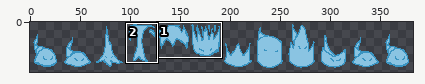
Sprite sheet: Assets/Assets/SlimeCharacter/BazStuffCharacterAbsorbLeft.png. The first picture is a wide view before the edit; the outline marks the close-up.
Close-up. The starting point:
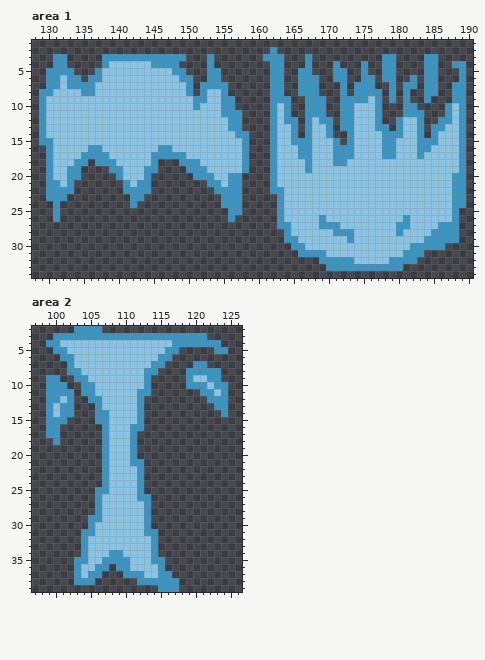
The file is 384x64 pixels. Shown: area 1: x 128..190, y 1..34; area 2: x 97..126, y 2..39. The wide view leaves out empty margins. The commit also changed other parts of the picture, which this record leaves out.
After:
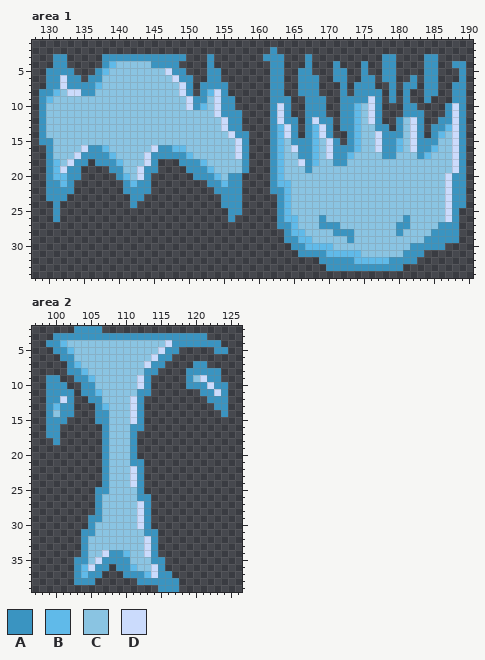
Palette (. is transparent): A #3a94c1  B #60bae9  C #8ac4e2  D #cbdbfc
What changed:
--- area 1
@@ x 128..190 @@
  3 ...AA.....AAAAAAAAAAAA...A.......AAA...A..........AA....AA.....
- 4 ...AA.....ACCCCCCAAAA....A........AA...A...A...A..AA....AA..AA.
- 5 ..AAAA...ACCCCCCCCCCAA...AA.......AA..AA...AA..A..AA....AA...A.
- 6 ..AACAA.AACCCCCCCCCCCAA..AA.......AA..AAA..AA..AA.AA..A.AA...A.
- 7 ..AACAAAACCCCCCCCCCCCCA.AAAA......AA..AAA...A.AAA..A.AA.AA..AA.
- 8 .AACCCCAACCCCCCCCCCCCCA.ACCA......AA..AAA...A.AAAA.A.A..AA..AA.
- 9 .ACCCCCCCCCCCCCCCCCCCCCAACCAA.....AAA..AAA..AAAACA.A.A..A...AA.
-10 .ACCCCCCCCCCCCCCCCCCCCCACCCAA.....ACA..AAA..AACCCA...AA....ACA.
-11 .ACCCCCCCCCCCCCCCCCCCCCCCCCAAA....ACA..AAA..AACCCA...AAA...ACA.
-12 .ACCCCCCCCCCCCCCCCCCCCCCCCCCAA....ACAA.ACAA.AACCCA..ACCA..AACA.
-13 .ACCCCCCCCCCCCCCCCCCCCCCCCCCAA....ACCA.ACCA.AACCCAA.ACCA.AACCA.
-14 .ACCCCCCCCCCCCCCCCCCCCCCCCCCCAA...ACCA.ACCA..ACCCCAAACCA.ACCCA.
-15 .AACCCCCCCCCCCCCCCCCCCCCCCCCCCA...ACCAAACCCA.ACCCCAACCCAAACCCA.
-16 ..ACCCCCAACCCCCCCCAACCCCCCCCCCA...ACCCAACCCAAACCCCAACCCAACCCCA.
-17 ..ACCCCAAAACCCCCCAAAAACCCCCCCCA...ACCCAACCCAAACCCCAACCCACCCCCA.
-18 ..ACCCAA.AAACCCCCA...AAACCCCCCA...ACCCCACCCAACCCCCCCCCCCCCCCCA.
-19 ..ACCAA....AACCCAA....AAACCCCCA...ACCCCACCCCCCCCCCCCCCCCCCCCCA.
-20 ..ACCAA.....ACCCA......AAACCAA....ACCCCCCCCCCCCCCCCCCCCCCCCCAA.
-21 ..AACA.......ACAA........AACAA....ACCCCCCCCCCCCCCCCCCCCCCCCCAA.
-22 ..AAAA.......AAAA.........AAAA....AACCCCCCCCCCCCCCCCCCCCCCCCAA.
-23 ..AAA.........AA...........AAA.....ACCCCCCCCCCCCCCCCCCCCCCCCAA.
-24 ...A..........A............AAA.....ACCCCCCCCCCCCCCCCCCCCCCCCAA.
-25 ...A........................AA.....ACCCCCCCCCCCCCCCCCCCCCCCCA..
-26 ...A........................A......ACCCCCACCCCCCCCCCCACCCCCCA..
-27 ...................................AACCCCAAACCCCCCCCAACCCCAAA..
-28 ....................................ACCCCCCAAACCCCCCACCCCAAAA..
-29 ....................................AACCCCCCCACCCCCCCCCCAAAAA..
-30 .....................................AACCCCCCCCCCCCCCCAAAAA....
-31 ......................................AAAACCCCCCCCCCCAAA.......
-32 .........................................AAAAACCCCCAAAA........
+ 4 ...AA.....ABCCCCCAAAA....A........AA...A...A...A..AA....AA..AA.
+ 5 ..AAAA...ABCCCCCCCCDAA...AA.......AA..AA...AA..A..AA....AA...A.
+ 6 ..AADAA.AACCCCCCCCCCDAA..AA.......AA..AAA..AA..AA.AA..A.AA...A.
+ 7 ..AADAAAABCCCCCCCCCCCDA.AAAA......AA..AAA...A.AAA..A.AA.AA..AA.
+ 8 .AABCDDAACCCCCCCCCCCCDA.ABDA......AA..AAA...A.AAAA.A.A..AA..AA.
+ 9 .ABCCCCCCCCCCCCCCCCCCCDAACDAA.....AAA..AAA..AAAADA.A.A..A...AA.
+10 .ACCCCCCCCCCCCCCCCCCCCDABCDAA.....ADA..AAA..AABCDA...AA....ADA.
+11 .ACCCCCCCCCCCCCCCCCCCCCCCCDAAA....ADA..AAA..AABCDA...AAA...ADA.
+12 .ACCCCCCCCCCCCCCCCCCCCCCCCCDAA....ADAA.ADAA.AABCDA..ACDA..AADA.
+13 .ACCCCCCCCCCCCCCCCCCCCCCCCCDAA....ABDA.ABDA.AABCCAA.ACDA.AABDA.
+14 .ACCCCCCCCCCCCCCCCCCCCCCCCCCDAA...ABDA.ABDA..ABCCDAAACDA.ABCDA.
+15 .AACCCCCCCCCCCCCCCCCCCCCCCCCCDA...ABCAAABCDA.ABCCDAABCDAAACCDA.
+16 ..ACCCCDAABCCCCCCDAABBCCCCCCCDA...ABCDAABCDAAABCCDAABCDAABCCDA.
+17 ..ACCCDAAAABCCCCDAAAAABCCCCCCDA...ABCCAABCDAABCCCCAACCCABCCCDA.
+18 ..ABCDAA.AAABCCCDA...AAABCCCCCA...ABCCDABCCAACCCCCCCCCCCCCCCDA.
+19 ..ABDAA....AACCDAA....AAABCCCCA...ABCCCACCCCCCCCCCCCCCCCCCCCDA.
+20 ..ABBAA.....ABCDA......AAABCAA....ABCCCCCCCCCCCCCCCCCCCCCCCDAA.
+21 ..AABA.......ABAA........AABAA....ABBCCCCCCCCCCCCCCCCCCCCCCDAA.
+22 ..AAAA.......AAAA.........AAAA....AABCCCCCCCCCCCCCCCCCCCCCCDAA.
+23 ..AAA.........AA...........AAA.....ABCCCCCCCCCCCCCCCCCCCCCCDAA.
+24 ...A..........A............AAA.....ABCCCCCCCCCCCCCCCCCCCCCCDAA.
+25 ...A........................AA.....ABCCCCCCCCCCCCCCCCCCCCCCDA..
+26 ...A........................A......ABBCCCACCCCCCCCCCCACCCCCDA..
+27 ...................................AABCCCAAACCCCCCCCAACCCCAAA..
+28 ....................................ABBCCCCAAACCCCCCACCCCAAAA..
+29 ....................................AABBCCCCCACCCCCCCCCCAAAAA..
+30 .....................................AABBBBCCCCCCCCCCCAAAAA....
+31 ......................................AAAABBBBBCCCCCCAAA.......
+32 .........................................AAAAABBBBBAAAA........
 33 ..........................................AAAAAAAAAAA..........
--- area 2
@@ x 97..126 @@
  3 ...AAAAAAAAAAAAAAAAAAAAAA.....
- 4 ..AACCCCCCCCCCCCCCCCAAAAAAA...
- 5 ...AACCCCCCCCCCCCCCAA.....AA..
- 6 ....AACCCCCCCCCCCCAA..........
- 7 .....ACCCCCCCCCCCAA....AA.....
- 8 .....AACCCCCCCCCAA....AAAAA...
- 9 ..AA..AACCCCCCCCA.....ACCAA...
-10 ..AAA..AACCCCCCCA.....AAACAA..
-11 ..AAAA.AACCCCCCAA.......AACA..
-12 ..AACA..AACCCCCA.........AAA..
-13 ..ACAA...ACCCCCA..........AA..
-14 ..ACAA...AACCCCA...........A..
-15 ..AAA....AACCCCA..............
+ 4 ..AABCCCCCCCCCCCCCCDAAAAAAA...
+ 5 ...AABCCCCCCCCCCCCDAA.....AA..
+ 6 ....AACCCCCCCCCCCDAA..........
+ 7 .....ABCCCCCCCCCDAA....AA.....
+ 8 .....AABCCCCCCCCAA....AAAAA...
+ 9 ..AA..AABCCCCCCDA.....ACDAA...
+10 ..AAA..AACCCCCCDA.....AAADAA..
+11 ..AAAA.AABCCCCCAA.......AADA..
+12 ..AADA..AACCCCDA.........AAA..
+13 ..ABAA...ABCCCDA..........AA..
+14 ..ACAA...AACCCDA...........A..
+15 ..AAA....AACCCDA..............
 16 ..AA......ACCCAA..............
@@ x 102..116 @@
 21 .....ACCCAA....
-22 .....ACCCCA....
-23 .....ACCCCA....
-24 .....ACCCCA....
+22 .....ACCCDA....
+23 .....ACCCDA....
+24 .....ACCCDA....
 25 ....AACCCCA....
 26 ....ACCCCCAA...
-27 ....ACCCCCCA...
-28 ....ACCCCCCA...
-29 ...AACCCCCCA...
-30 ...ACCCCCCCA...
+27 ....ACCCCCDA...
+28 ....ACCCCCDA...
+29 ...AACCCCCDA...
+30 ...ACCCCCCDA...
 31 ..AACCCCCCCAA..
-32 ..ACCCCCCCCCA..
-33 ..ACCCCCCCCCA..
-34 ..ACCCAACCCCA..
-35 .AACCAAAACCCAA.
-36 .ACCAA.AACCCCA.
-37 .ACAA...AAACCAA
+32 ..ACCCCCCCCDA..
+33 ..ACCCCCCCCDA..
+34 ..ACCDAABCCDA..
+35 .AACDAAAACCCAA.
+36 .ABDAA.AABCCDA.
+37 .ABAA...AAABDAA
 38 .AAA......AAAAA
